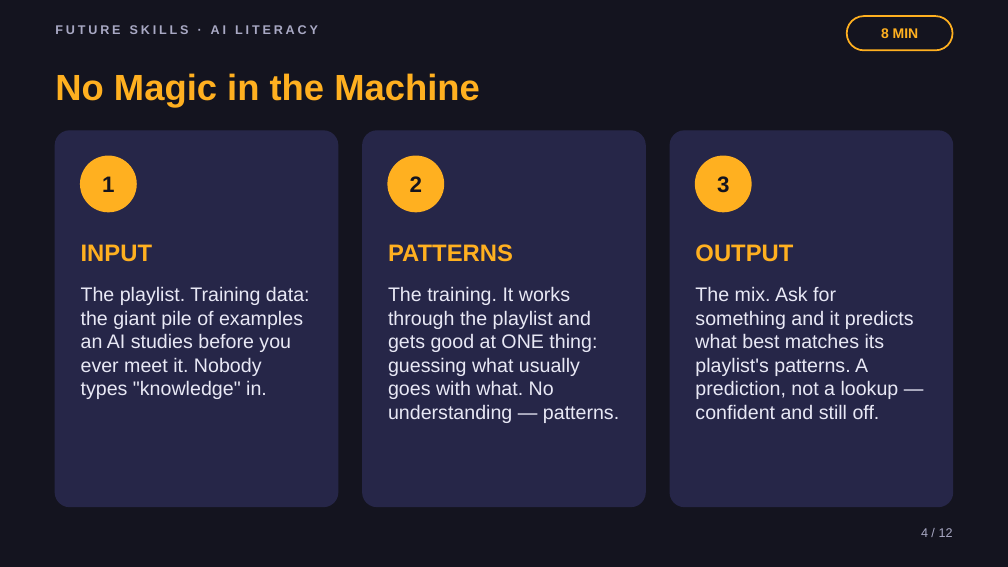
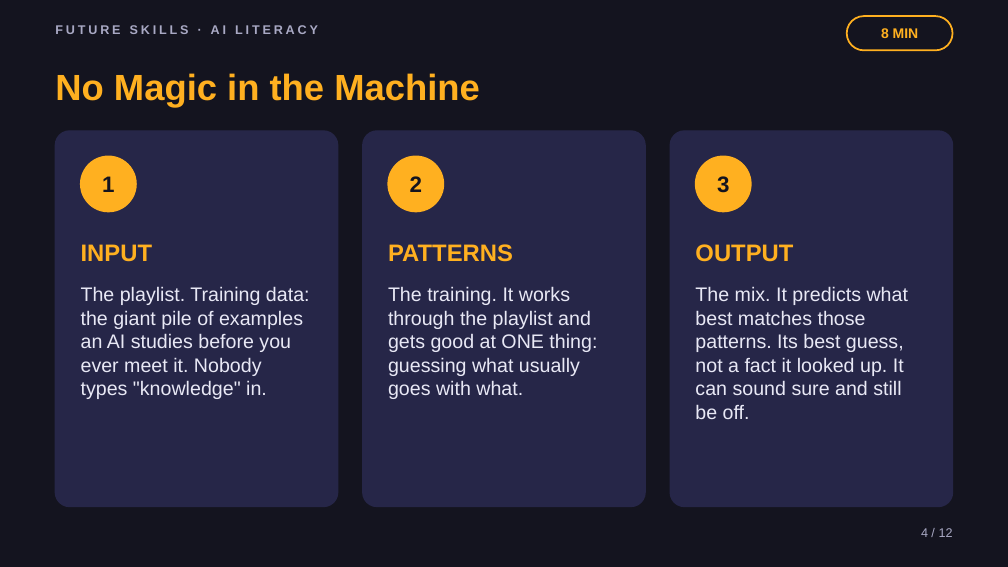
Before and after one commit to phiunit/tptphi, a slide deck: slide 4 of products/ai-training-data-crate/dist/What's in the Playlist - Slides.pptx. Drawn at 1008x567 pixels with LibreOffice and Linux fonts; fonts in the diff are those of the drawing. Boxes give left, top, right and bottom in pixels: in the first picture for what was removed or moved away, otherwise in the second. Text is boxed around its words. In the diff, an @@ line names an element or a change of style, - is before the commit and + after.

```diff
--- a/products/ai-training-data-crate/dist/What's in the Playlist - Slides.pptx
+++ b/products/ai-training-data-crate/dist/What's in the Playlist - Slides.pptx
@@ text at [388,286,597,399]: text changed @@
-The training. It works through the playlist and gets good at ONE thing: guessing what usually goes with what. No understanding — patterns.
+The training. It works through the playlist and gets good at ONE thing: guessing what usually goes with what.
@@ text at [695,286,908,419]: text changed @@
-The mix. Ask for something and it predicts what best matches its playlist's patterns. A prediction, not a lookup — confident and still off.
+The mix. It predicts what best matches those patterns. Its best guess, not a fact it looked up. It can sound sure and still be off.
```
Also in this commit, not shown: 8 other slides changed, 33 other files.
